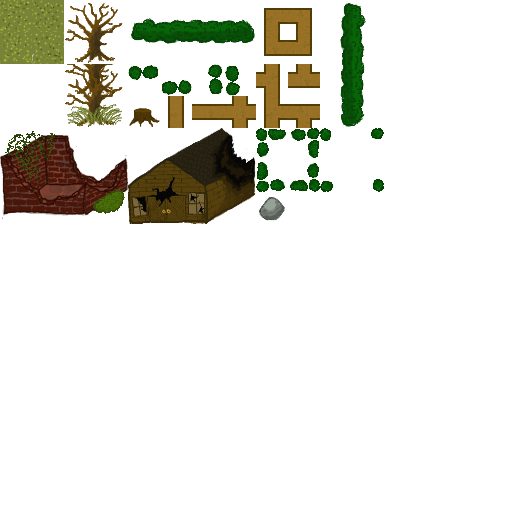
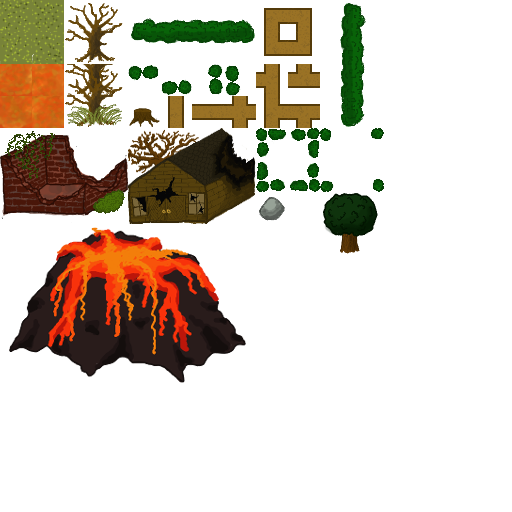
The second 512 x 512 image is a revision of the first. Changes to its layers:
renamed "tileset.png" to "Layer", painted on it over [0, 64, 378, 383]
